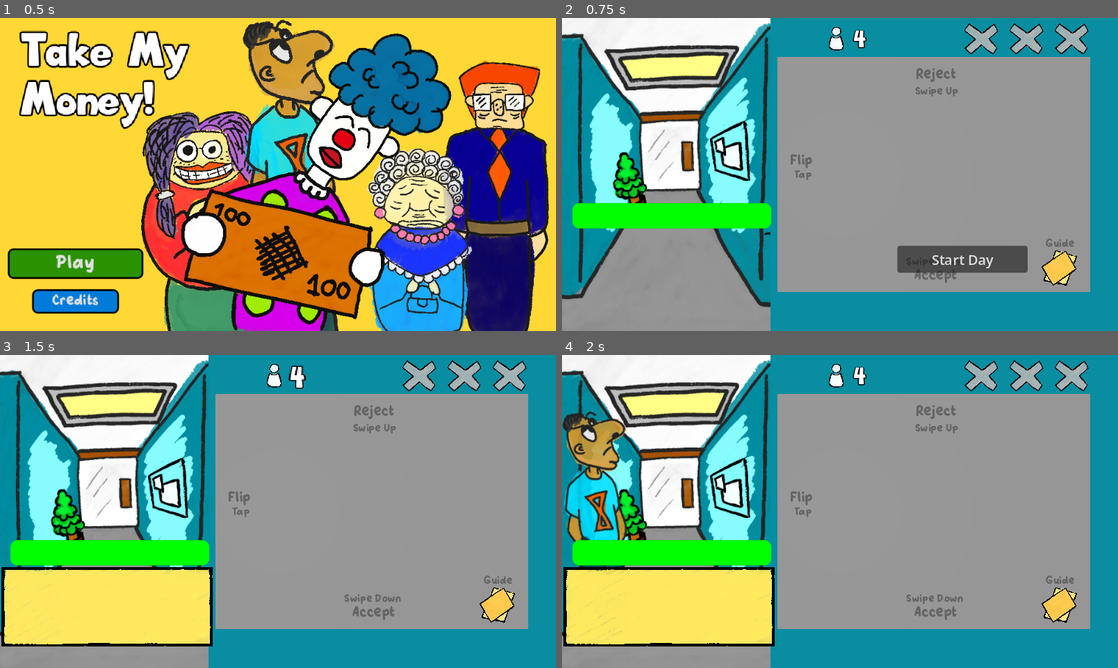
Above: before the commit, frames 1-4 (two rows, left to right).
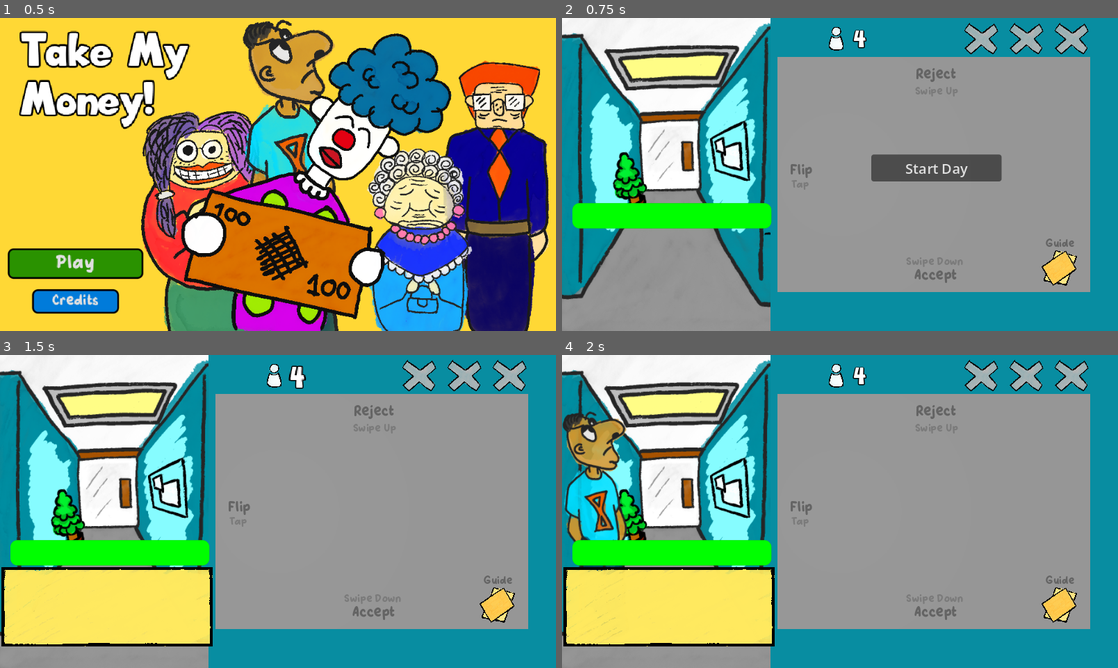
Above: after the commit, the same moments.

Repository: KaitoGameDev/brackeys-gj-2026-2
Game: Godot game, scene res://source/main_menu.tscn
Same seed, same stepped clock (60 frames per second), same inputs: the game is played once before the commit and once after it.
Inputs:
- Up to frame 1 (0.5 s): no input
- Up to frame 2 (0.75 s): click "Play" at 0.5 s
- Up to frame 3 (1.5 s): click "Start Day" at 1.25 s
- Up to frame 4 (2 s): no input

Frame 1 is identical in both runs. In frame 2, 4.2% of the frame differs, in the area x 41-84%, y 43-82%; in frame 3, 0.2%; in frame 4, 0.2%.

Commit message:
fix: adjust alignment for the action guide

Diff:
--- a/source/main.tscn
+++ b/source/main.tscn
@@ -205,7 +205,7 @@
 offset_right = -13.0
 offset_bottom = 28.0
 grow_horizontal = 2
-theme_override_colors/font_color = Color(0.39308554, 0.3930855, 0.39308548, 1)
+theme_override_colors/font_color = Color(0.4817894, 0.48178953, 0.4817894, 1)
 theme_override_fonts/font = ExtResource("14_qp6gg")
 theme_override_font_sizes/font_size = 12
 text = "Swipe Up"
@@ -238,7 +238,7 @@
 offset_right = -6.0
 offset_bottom = 224.0
 grow_horizontal = 2
-theme_override_colors/font_color = Color(0.39308554, 0.3930855, 0.39308548, 1)
+theme_override_colors/font_color = Color(0.4817894, 0.48178953, 0.4817894, 1)
 theme_override_fonts/font = ExtResource("14_qp6gg")
 theme_override_font_sizes/font_size = 12
 text = "Swipe Down"
@@ -251,9 +251,9 @@
 anchor_left = 0.5
 anchor_right = 0.5
 offset_left = -221.0
-offset_top = 85.0
+offset_top = 96.0
 offset_right = -169.0
-offset_bottom = 108.0
+offset_bottom = 119.0
 grow_horizontal = 2
 theme_override_colors/font_color = Color(0.39308554, 0.3930855, 0.39308548, 1)
 theme_override_fonts/font = ExtResource("14_qp6gg")
@@ -266,12 +266,12 @@
 anchors_preset = 5
 anchor_left = 0.5
 anchor_right = 0.5
-offset_left = -229.0
-offset_top = 100.999985
-offset_right = -158.0
-offset_bottom = 123.999985
-grow_horizontal = 2
-theme_override_colors/font_color = Color(0.39308554, 0.3930855, 0.39308548, 1)
+offset_left = -232.0
+offset_top = 112.0
+offset_right = -161.0
+offset_bottom = 135.0
+grow_horizontal = 2
+theme_override_colors/font_color = Color(0.4817894, 0.48178953, 0.4817894, 1)
 theme_override_fonts/font = ExtResource("14_qp6gg")
 theme_override_font_sizes/font_size = 12
 text = "Tap"
@@ -356,10 +356,10 @@
 anchor_top = 1.0
 anchor_right = 1.0
 anchor_bottom = 1.0
-offset_left = -254.0
-offset_top = -98.0
-offset_right = -104.0
-offset_bottom = -67.0
+offset_left = -284.0
+offset_top = -203.0
+offset_right = -134.0
+offset_bottom = -172.0
 grow_horizontal = 0
 grow_vertical = 0
 text = "Start Day"
